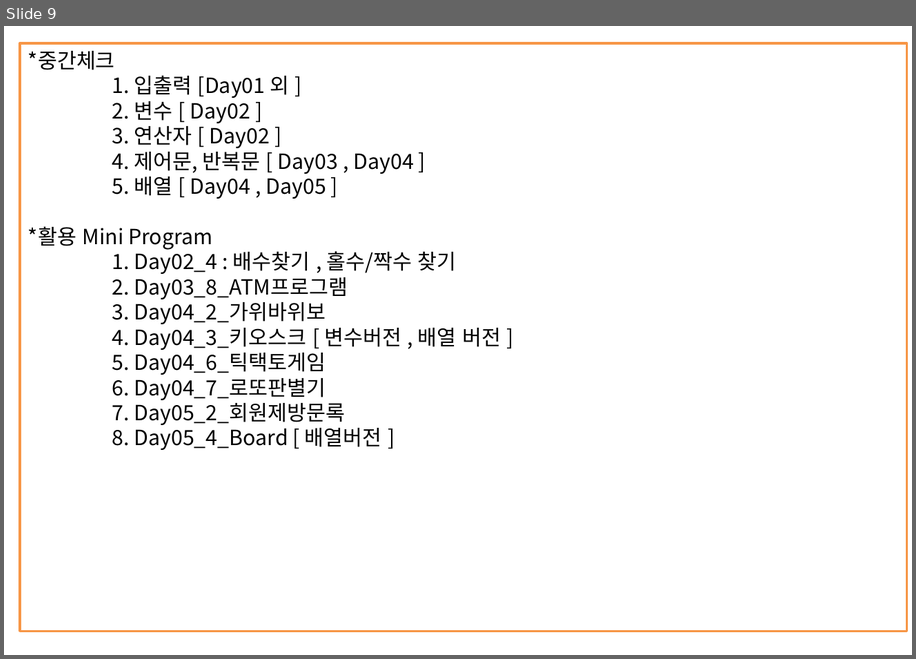
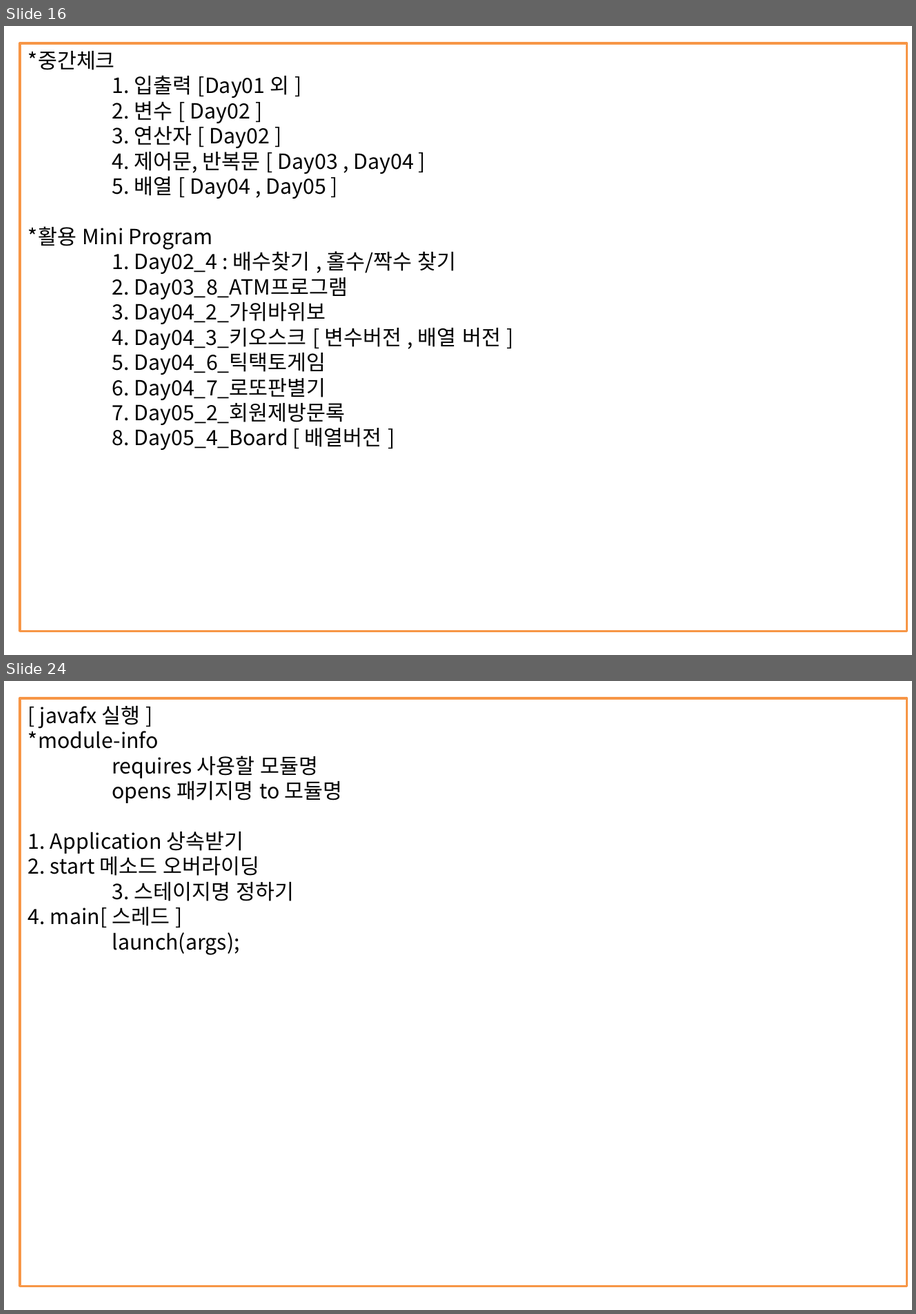
Before and after one commit to kth0027/ezen_kth, a slide deck: Study_Revise/JAVA-PPT/JAVA정리.pptx. Shown one above the other, each under a label of ours: slide 9 before the commit, slides 16 and 24 after it; the slides between them are not shown. The pictures are 916x659 and 916x1314 pixels, drawn with LibreOffice and Linux fonts; fonts in the diff are those of the drawing. Boxes give left, top, right and bottom in pixels: in the first picture for what was removed or moved away, otherwise in the second. Text is boxed around its words. In the diff, an @@ line names an element or a change of style, - is before the commit and + after.

```diff
--- a/Study_Revise/JAVA-PPT/JAVA정리.pptx
+++ b/Study_Revise/JAVA-PPT/JAVA정리.pptx
@@ slide 24 added at [4, 681, 912, 1310], background #FFFFFF @@
@@ rectangle added at [20, 699, 907, 1286], outline #F79646 2 pt, 18 pt, text #000000 @@
+[ javafx 실행 ]
+*module-info
+requires 사용할 모듈명
+opens 패키지명 to 모듈명
+1. Application 상속받기
+2. start 메소드 오버라이딩
+3. 스테이지명 정하기
+4. main[ 스레드 ]
+launch(args);
@@ what was slide 9 is now slide 16 @@
```
Also in this commit, not shown: 3 slides changed, 14 other slides added, 1 other file.
